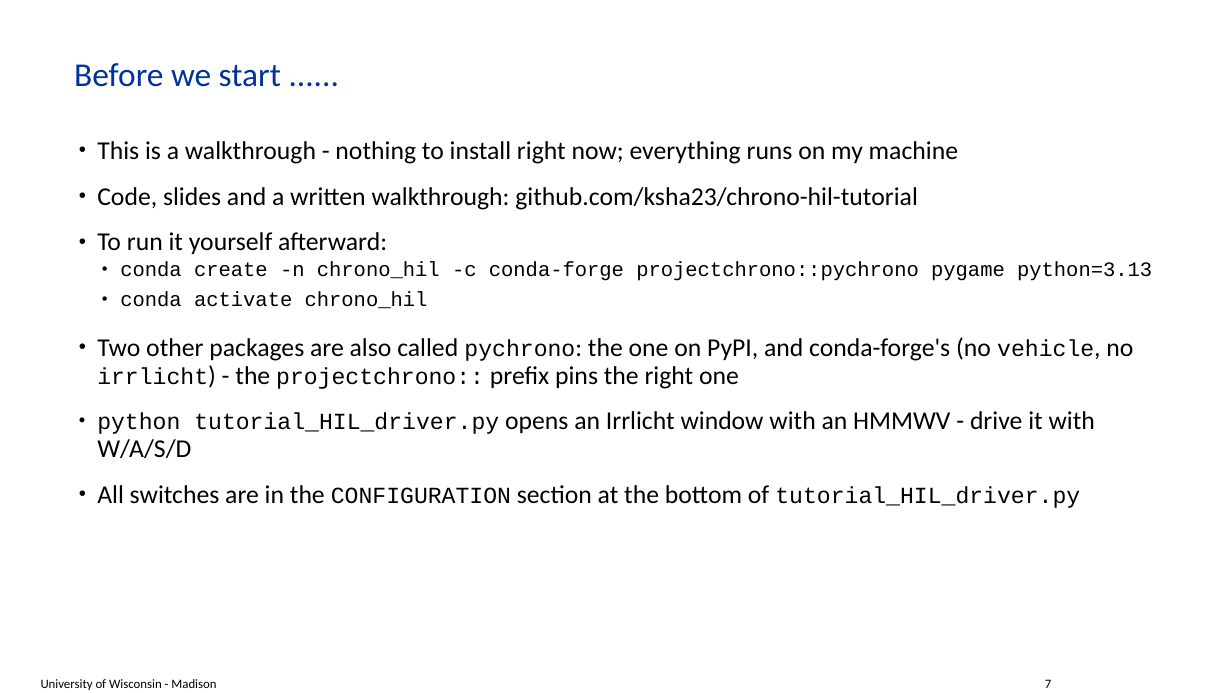
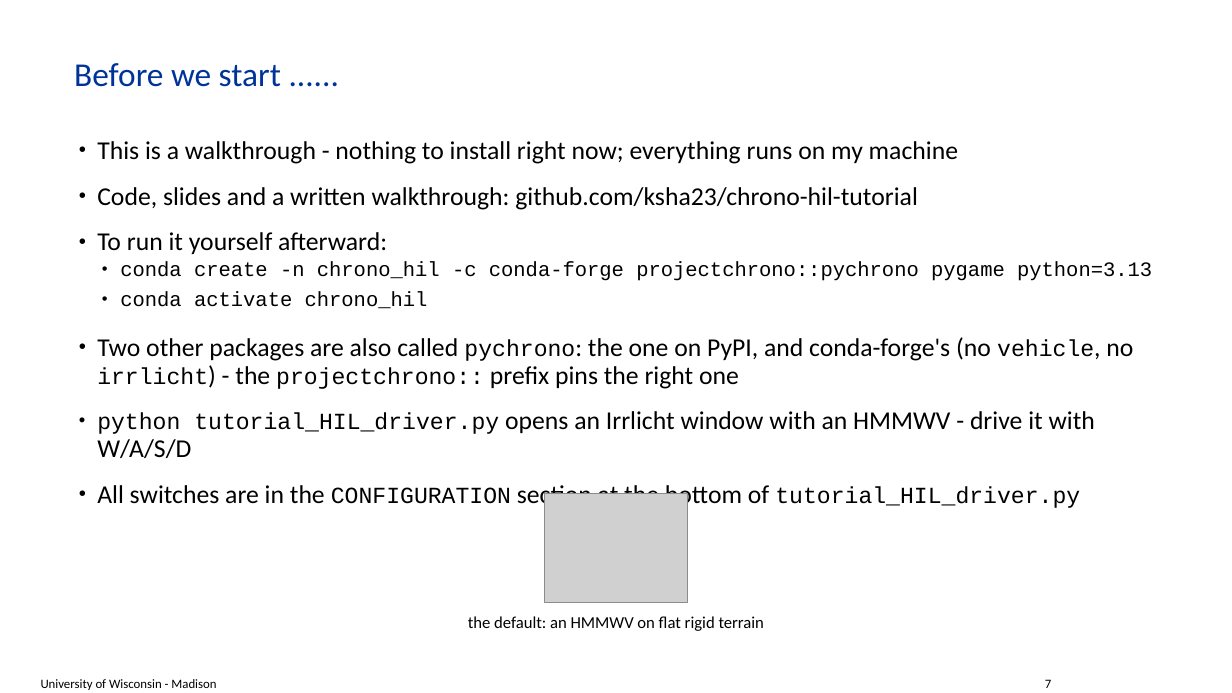
Before and after one commit to ksha23/chrono-hil-tutorial, a slide deck: slide 7 of tutorial_HIL_driver.pptx. Drawn at 1232x693 pixels with LibreOffice and Linux fonts; fonts in the diff are those of the drawing; grey boxes stand for pictures; background and template pictures are left out. Boxes give left, top, right and bottom in pixels: in the first picture for what was removed or moved away, otherwise in the second. Text is boxed around its words. In the diff, an @@ line names an element or a change of style, - is before the commit and + after.

```diff
--- a/tutorial_HIL_driver.pptx
+++ b/tutorial_HIL_driver.pptx
@@ picture added at (545, 494, 688, 603) @@
@@ text added at (468, 616, 765, 631), 13 pt, text #000000 @@
+the default: an HMMWV on flat rigid terrain
```
Also in this commit, not shown: 3 other slides changed, 9 other files.
